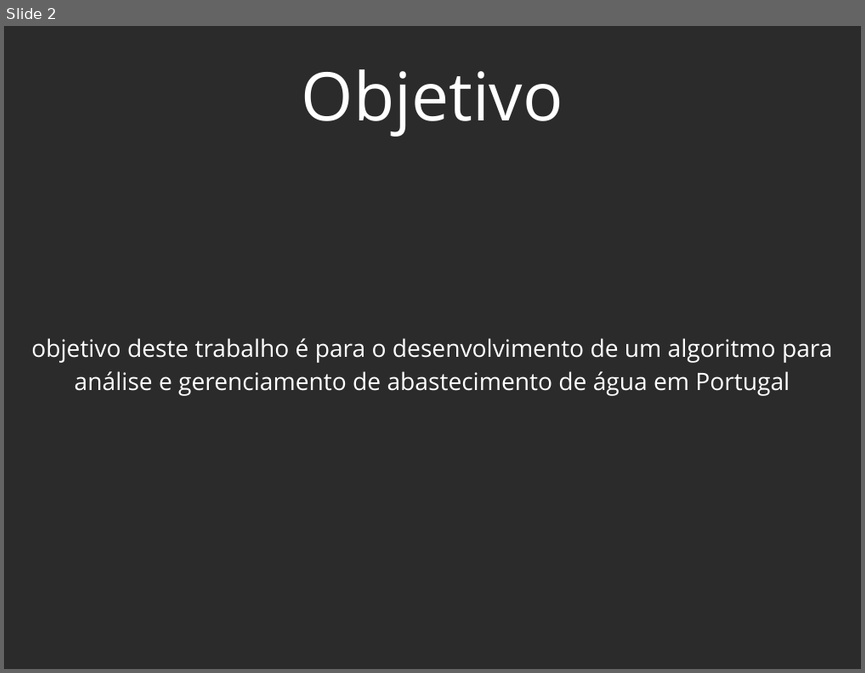
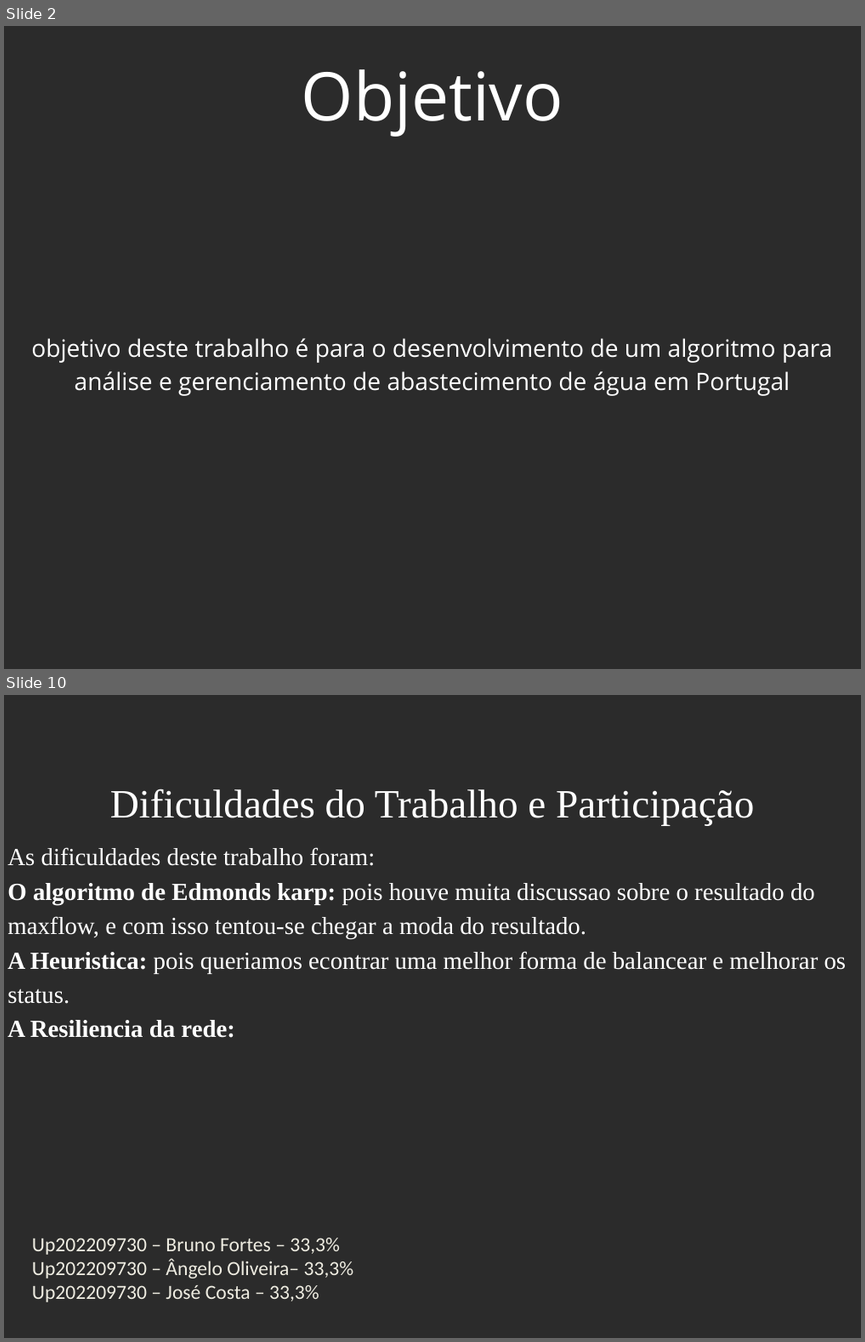
Before and after one commit to AngeloOliveira2004/DA_1st_Project, a slide deck: Neat Water Supply Presentation.pptx. Shown one above the other, each under a label of ours: slide 2 before the commit, slides 2 and 10 after it; the slides between them are not shown. The pictures are 865x673 and 865x1342 pixels, drawn with LibreOffice and Linux fonts; fonts in the diff are those of the drawing; background and template pictures are left out; a plain dark background stands for a picture behind light text. Boxes give left, top, right and bottom in pixels: in the first picture for what was removed or moved away, otherwise in the second. Text is boxed around its words. In the diff, an @@ line names an element or a change of style, - is before the commit and + after.

```diff
--- a/Neat Water Supply Presentation.pptx
+++ b/Neat Water Supply Presentation.pptx
@@ slide 10 added at bbox=[4, 695, 861, 1338], background picture (left out) @@
@@ text added at bbox=[110, 789, 754, 825], 36 pt, text #FFFFFF @@
+Dificuldades do Trabalho e Participação
@@ text added at bbox=[7, 847, 846, 1038], 22 pt, text #FFFFFF @@
+As dificuldades deste trabalho foram:
+O algoritmo de Edmonds karp: pois houve muita discussao sobre o resultado do maxflow, e com isso tentou-se chegar a moda do resultado.
+A Heuristica: pois queriamos econtrar uma melhor forma de balancear e melhorar os status.
+A Resiliencia da rede:
@@ text added at bbox=[32, 1237, 354, 1302], 18 pt, text #EEECE1 @@
+Up202209730 – Bruno Fortes – 33,3%
+Up202209730 – Ângelo Oliveira– 33,3%
+Up202209730 – José Costa – 33,3%
```
Also in this commit, not shown: 6 slides changed, 11 other slides added, 12 slides removed.
